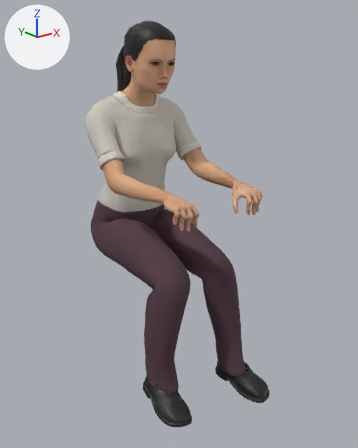
One commit to the glTF model assets/props/people-ava-sit-type.glb: the scene before it, then after it.
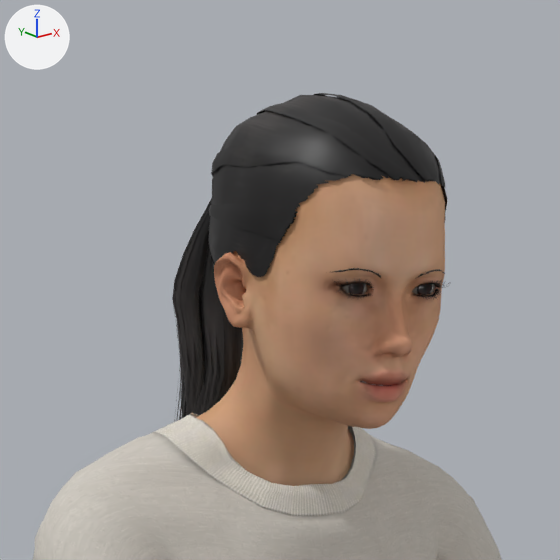
Old and new are each drawn whole from a camera (50 mm lens) standing at (-0.964, -1.1, 0.05) and looking at (0.015, 0.124, -0.439) and again close up on the part from 22% to 56% of the width and 0% to 27% of the height. Arrows for +X, +Y and +Z are at upper left; the lights stay in place. The last two pictures show the newer version. Vertices at exactly the same position are counted once.

In view in the first close-up: 'people-ava-sit-type'.
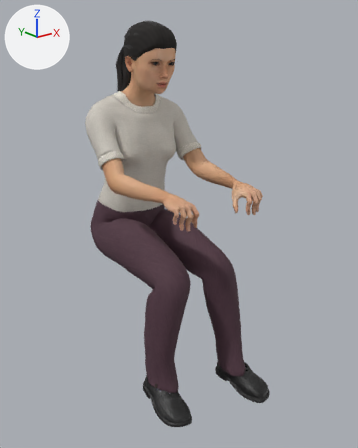
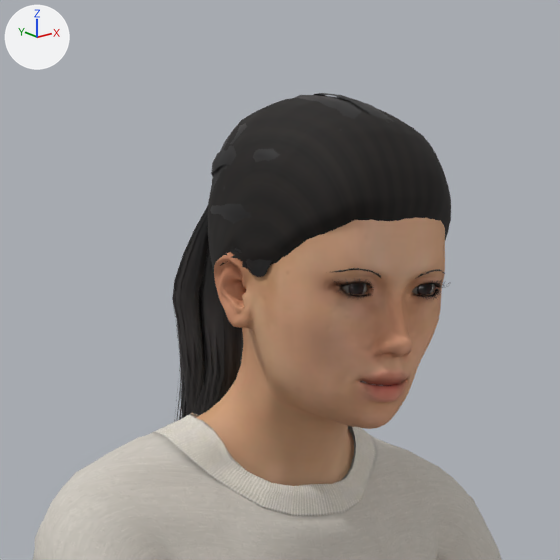
The change, as a diff of the scene's bpy script:
```diff
--- a/assets/props/people-ava-sit-type.glb.py
+++ b/assets/props/people-ava-sit-type.glb.py
@@ img_people_ava_sit_type__root_fibres @@
+img_people_ava_sit_type__root_fibres = load_image('people-ava-sit-type--root-fibres', '_unpacked/people-ava-sit-type--root-fibres', 768, 256, 'sRGB')
@@ mat_human_brushed_roots_hair @@
+mat_human_brushed_roots_hair = principled_material('Human.brushed_roots_hair')
+mat_human_brushed_roots_hair.texture = img_people_ava_sit_type__root_fibres
+mat_human_brushed_roots_hair.roughness = 0.82
@@ me_base_001 @@
 # used by ob_people_ava_sit_type; location = (0.0, 0.0, 0.0)
-me_base_001.from_pydata(...)  # 29652 vertices, 55493 faces; spans x -0.201..0.201, y -0.189..0.488, z -1.003..0.193
+me_base_001.from_pydata(...)  # 32117 vertices, 60333 faces; spans x -0.201..0.201, y -0.189..0.488, z -1.003..0.193
+# me_base_001 part 1: a new loose piece of 2465 vertices spanning x -0.08..0.081, y 0.16..0.345, z 0.028..0.19, in mat_human_brushed_roots_hair (picture img_people_ava_sit_type__root_fibres)
 me_base_001.materials.append(mat_human_body)
@@ me_base_001 @@
 me_base_001.materials.append(mat_human_toigo_wool_pants)
+me_base_001.materials.append(mat_human_brushed_roots_hair)  # picture img_people_ava_sit_type__root_fibres
```

What differs and where, as boxes (x1, y1, x2, y2) in the close-ups (560 x 560 px):
part 1 of me_base_001, added: after (208, 98, 451, 271)
